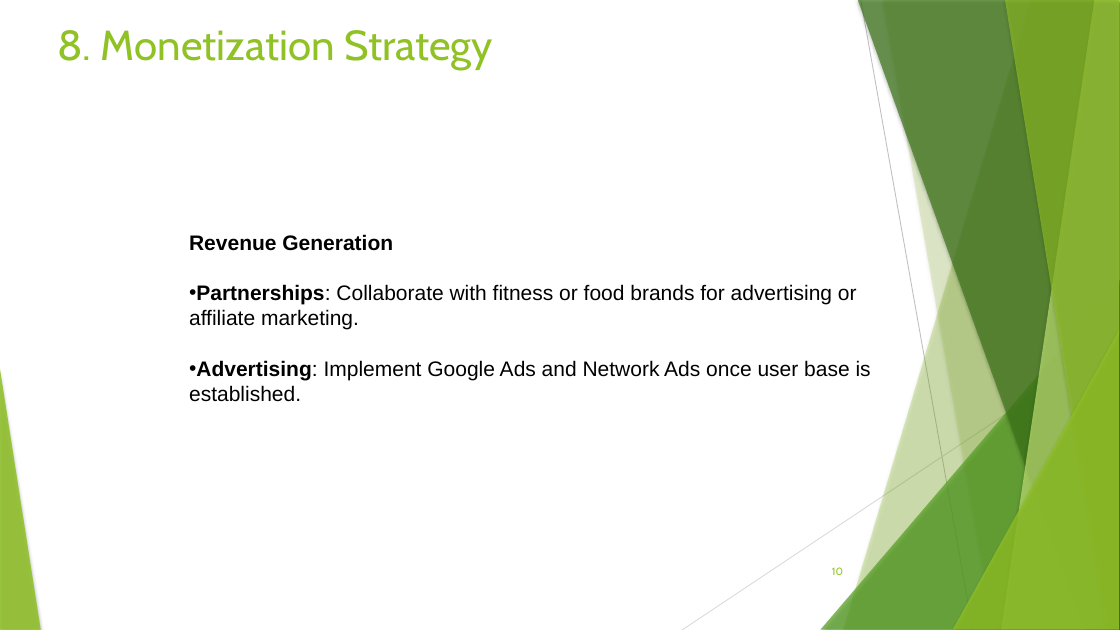
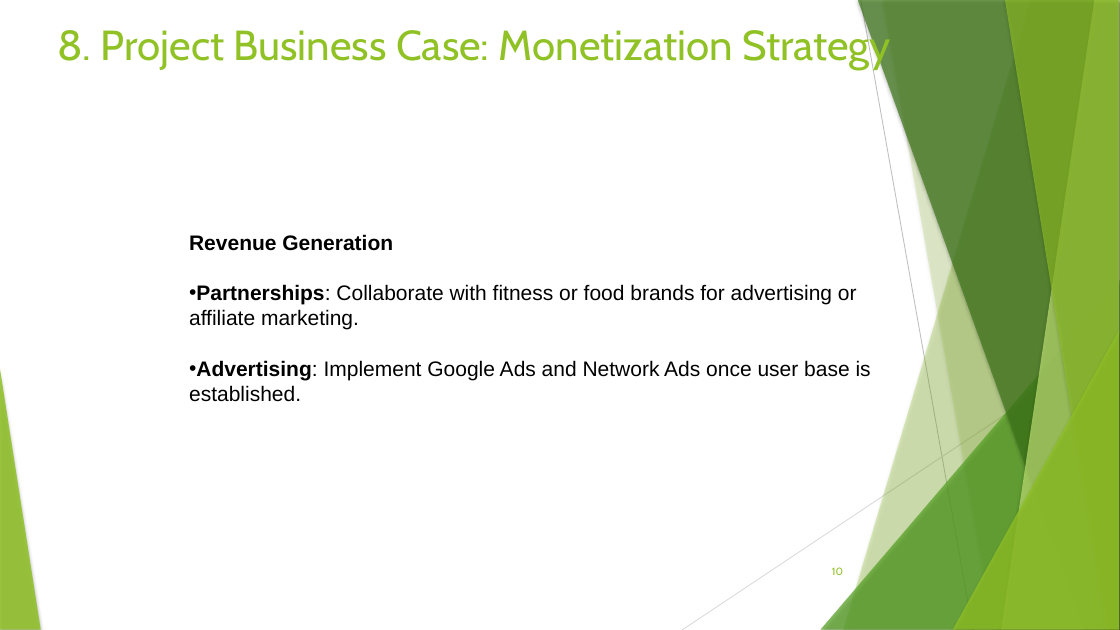
Before and after one commit to rpared/FitForm, a slide deck: slide 10 of docs/FitForm_Presentation_CoverV2.pptx. Drawn at 1120x630 pixels with LibreOffice and Linux fonts; fonts in the diff are those of the drawing. Boxes give left, top, right and bottom in pixels: in the first picture for what was removed or moved away, otherwise in the second. Text is boxed around its words. In the diff, an @@ line names an element or a change of style, - is before the commit and + after.

```diff
--- a/docs/FitForm_Presentation_CoverV2.pptx
+++ b/docs/FitForm_Presentation_CoverV2.pptx
@@ text at (57,25,891,70): text changed @@
-8. Monetization Strategy
+8. Project Business Case: Monetization Strategy
```
Also in this commit, not shown: 4 other slides changed, 13 other files.
